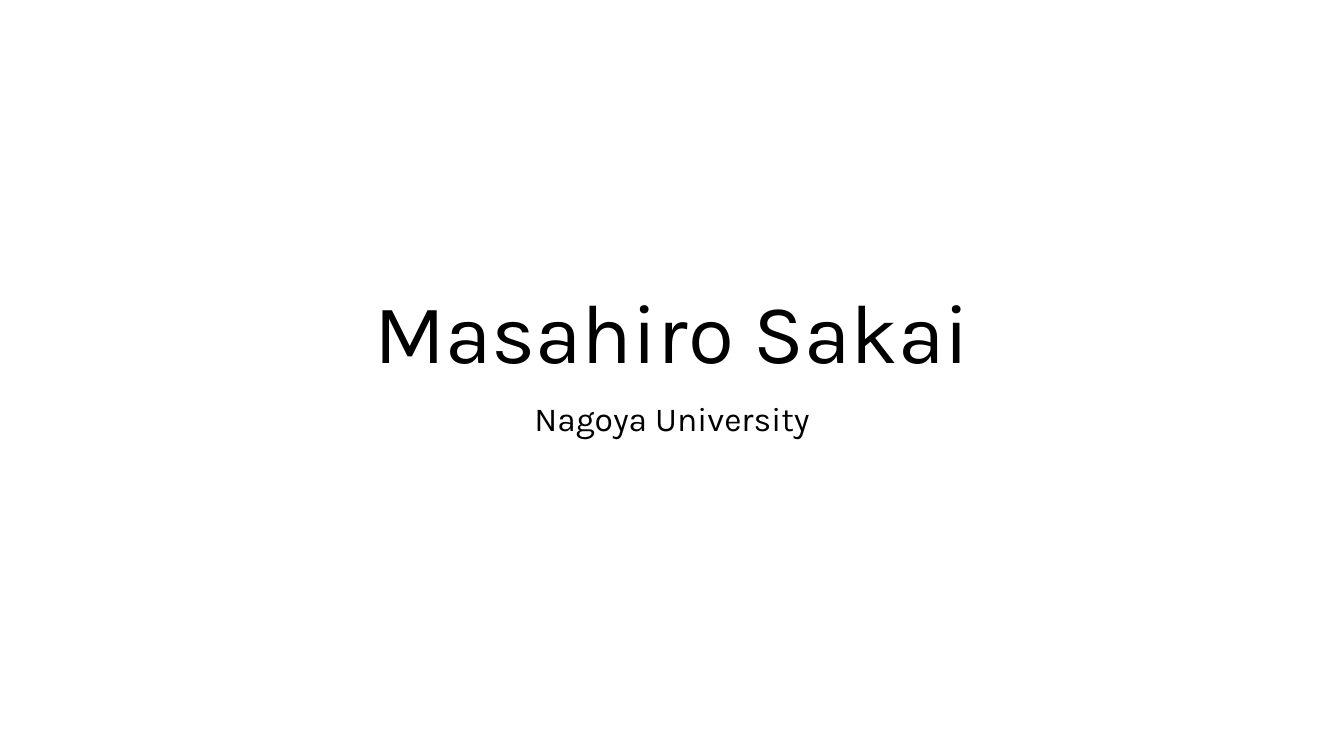
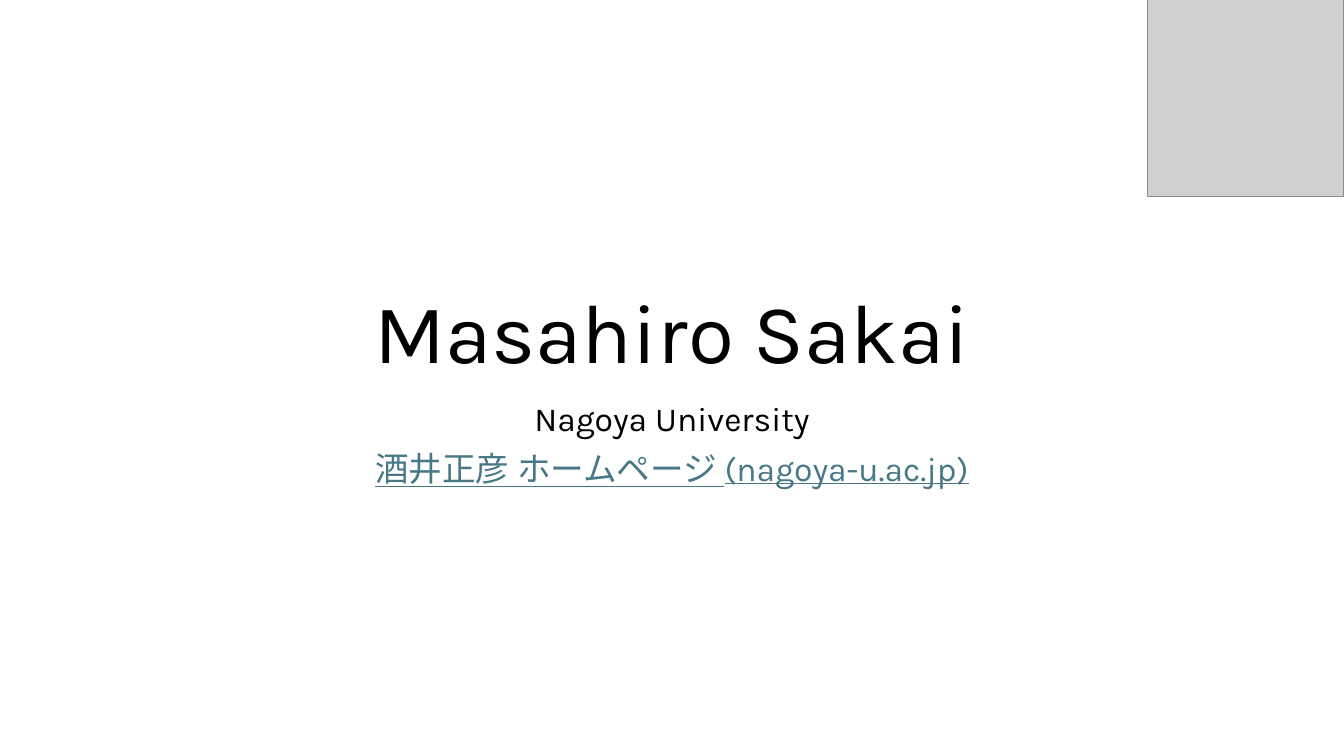
Before and after one commit to NikolajBjorner/ShonanArtOfSAT, a slide deck: slide 17 of Introductions.pptx. Drawn at 1344x756 pixels with LibreOffice and Linux fonts; fonts in the diff are those of the drawing; grey boxes stand for pictures. Boxes give left, top, right and bottom in pixels: in the first picture for what was removed or moved away, otherwise in the second. Text is boxed around its words. In the diff, an @@ line names an element or a change of style, - is before the commit and + after.

```diff
--- a/Introductions.pptx
+++ b/Introductions.pptx
@@ picture added at (1148, 0, 1344, 197) @@
@@ subtitle at (375, 453, 969, 490): paragraph added @@
+酒井正彦 ホームページ (nagoya-u.ac.jp)
```
Also in this commit, not shown: 16 other slides changed.
